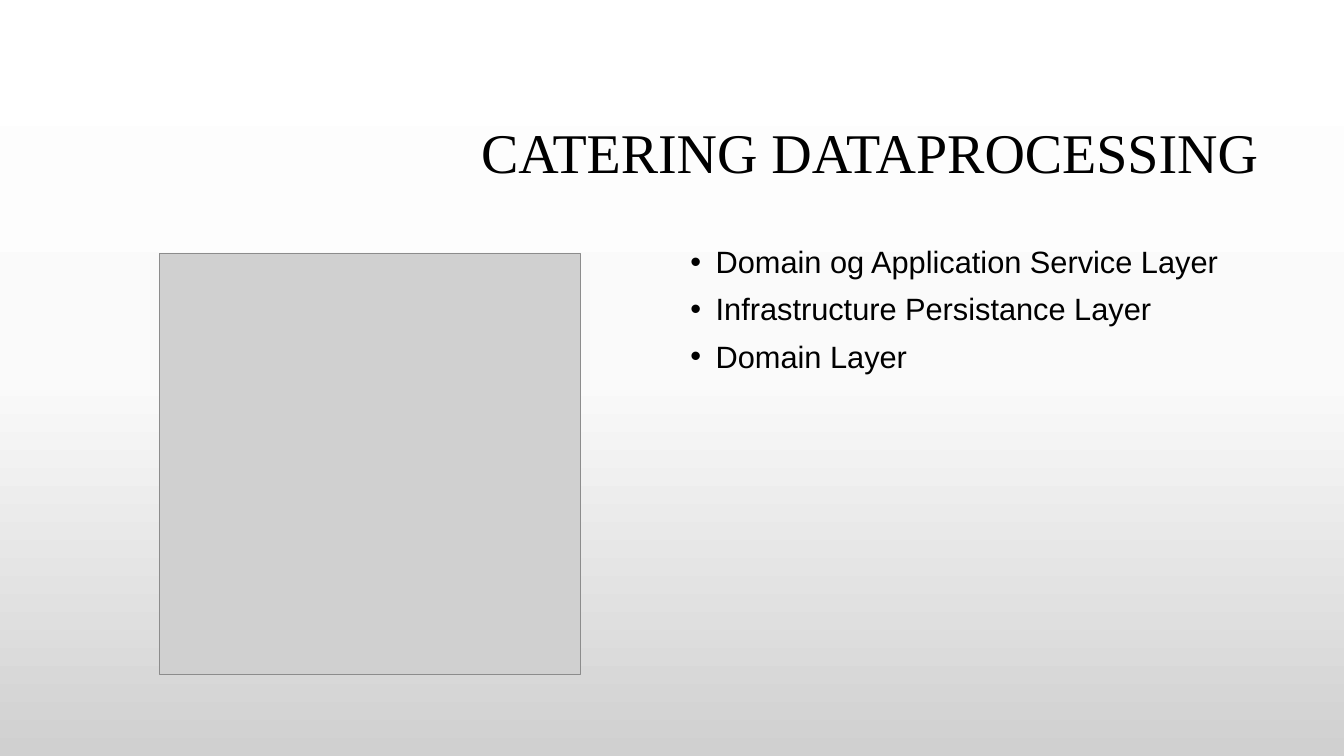
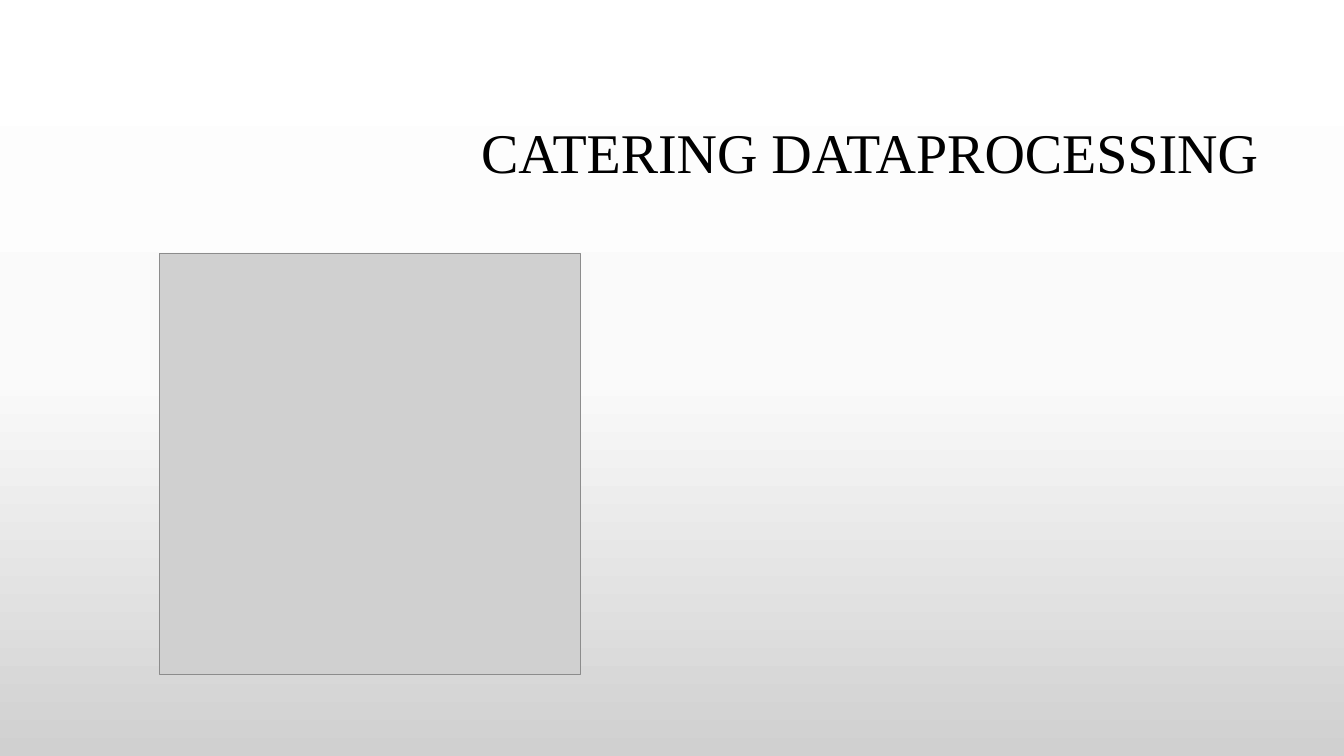
Before and after one commit to GitDeveloperBel/Kafka, a slide deck: slide 7 of presentation.pptx. Drawn at 1344x756 pixels with LibreOffice and Linux fonts; fonts in the diff are those of the drawing; grey boxes stand for pictures; background and template pictures are left out. Boxes give left, top, right and bottom in pixels: in the first picture for what was removed or moved away, otherwise in the second. Text is boxed around its words. In the diff, an @@ line names an element or a change of style, - is before the commit and + after.

```diff
--- a/presentation.pptx
+++ b/presentation.pptx
@@ text removed at [716,250,1218,373] @@
-• Domain og Application Service Layer
-• Infrastructure Persistance Layer
-• Domain Layer
```
Also in this commit, not shown: 10 other slides changed, 5 slides added, 2 slides removed, 11 other files.
